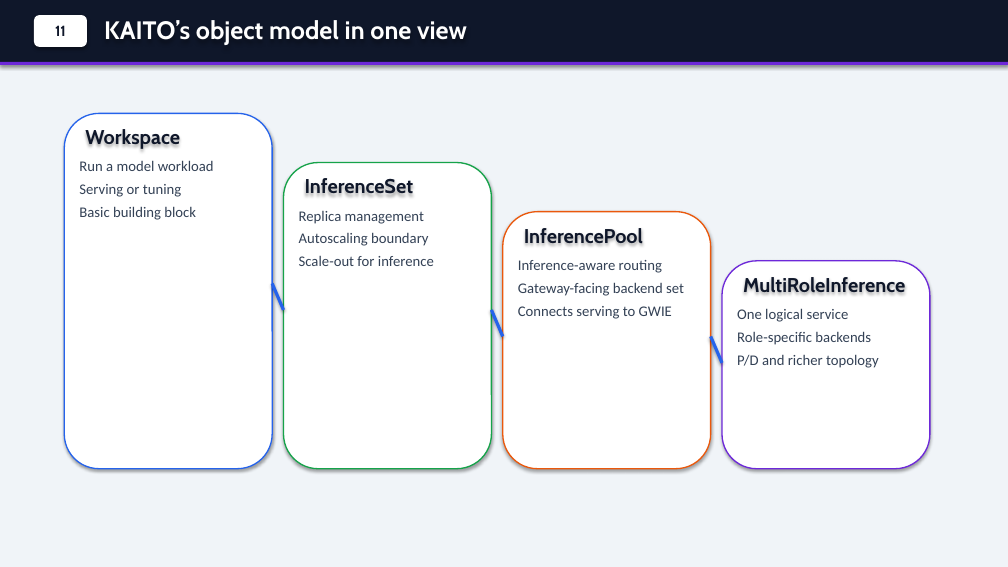
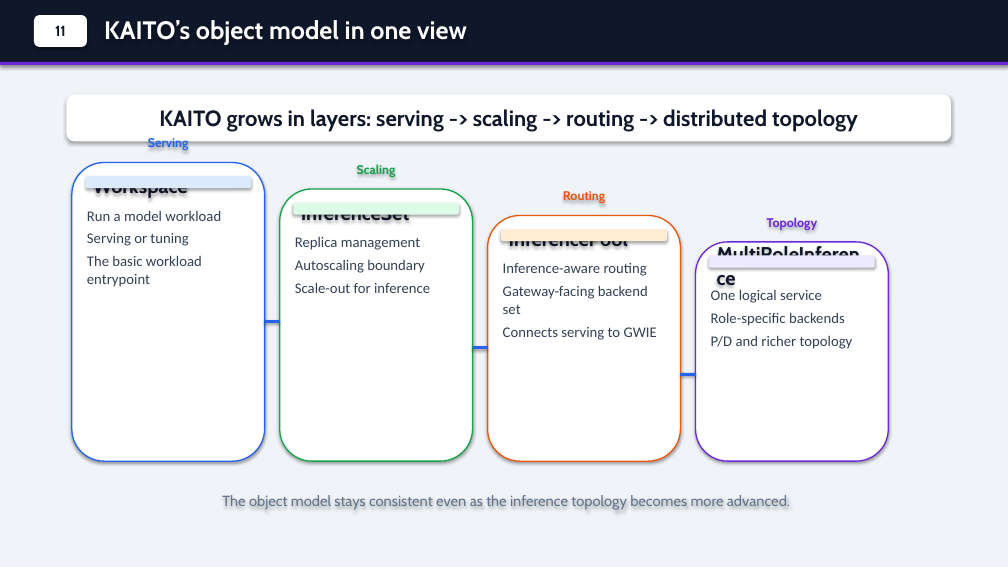
Before and after one commit to andyzhangx/demo, a slide deck: slide 12 of llm/kubecon-na-2026-pd-disaggregation.pptx. Drawn at 1008x567 pixels with LibreOffice and Linux fonts; fonts in the diff are those of the drawing. Boxes give left, top, right and bottom in pixels: in the first picture for what was removed or moved away, otherwise in the second. Text is boxed around its words. In the diff, an @@ line names an element or a change of style, - is before the commit and + after.

```diff
--- a/llm/kubecon-na-2026-pd-disaggregation.pptx
+++ b/llm/kubecon-na-2026-pd-disaggregation.pptx
@@ rounded rectangle added at box(67, 95, 951, 141), fill #FFFFFF, 21 pt, text #0F172A, bold @@
+KAITO grows in layers: serving -> scaling -> routing -> distributed topology
@@ text added at box(148, 137, 189, 151), 12 pt, text #2563EB, bold @@
+Serving
@@ rounded rectangle: place and size @@
-rounded rectangle at box(64, 113, 272, 469)
+rounded rectangle at box(72, 163, 265, 461)
@@ text "Workspace" rewrapped from box(85, 129, 180, 149) to box(93, 188, 188, 199) @@
@@ rounded rectangle added at box(85, 176, 251, 188), fill #DBEAFE @@
@@ text added at box(357, 164, 396, 177), 12 pt, text #16A34A, bold @@
+Scaling
@@ text "Run a model workload": place and size @@
-text "Run a model workload" at box(79, 160, 214, 220)
+text "Run a model workload" at box(87, 210, 221, 287)
@@ rounded rectangle: place and size @@
-rounded rectangle at box(284, 163, 492, 469)
+rounded rectangle at box(280, 189, 473, 461)
@@ text "InferenceSet" rewrapped from box(305, 178, 414, 194) to box(301, 214, 410, 223) @@
@@ rounded rectangle added at box(293, 203, 459, 215), fill #DCFCE7 @@
@@ text added at box(563, 190, 605, 203), 12 pt, text #EA580C, bold @@
+Routing
@@ text "Replica management": place and size @@
-text "Replica management" at box(299, 211, 434, 266)
+text "Replica management" at box(295, 237, 430, 293)
@@ rounded rectangle: place and size @@
-rounded rectangle at box(503, 212, 711, 469)
+rounded rectangle at box(488, 216, 681, 461)
@@ text "InferencePool" rewrapped from box(524, 228, 643, 244) to box(509, 241, 628, 252) @@
@@ rounded rectangle added at box(501, 229, 667, 241), fill #FFEDD5 @@
@@ text added at box(767, 217, 818, 230), 12 pt, text #6D28D9, bold @@
+Topology
@@ text at box(87, 255, 202, 287): text changed @@
-Basic building block
+The basic workload entrypoint
@@ text "Inference-aware routing" rewrapped from box(518, 260, 684, 319) to box(503, 263, 657, 340) @@
@@ rounded rectangle: place and size @@
-rounded rectangle at box(722, 261, 930, 469)
+rounded rectangle at box(696, 242, 889, 461)
@@ text "MultiRoleInference" rewrapped from box(743, 277, 905, 293) to box(709, 250, 875, 281) @@
@@ rounded rectangle added at box(709, 256, 875, 268), fill #EDE9FE @@
@@ text "One logical service": place and size @@
-text "One logical service" at box(737, 308, 879, 368)
+text "One logical service" at box(711, 289, 853, 349)
@@ line moved from (272, 284) - (284, 310) to (265, 321) - (280, 321) @@
@@ line moved from (492, 310) - (503, 337) to (473, 348) - (488, 348) @@
@@ line moved from (711, 337) - (722, 363) to (681, 374) - (696, 374) @@
@@ text added at box(222, 495, 790, 510), 14 pt, text #64748B @@
+The object model stays consistent even as the inference topology becomes more advanced.
```
Also in this commit, not shown: 4 other slides changed, 1 other file.
